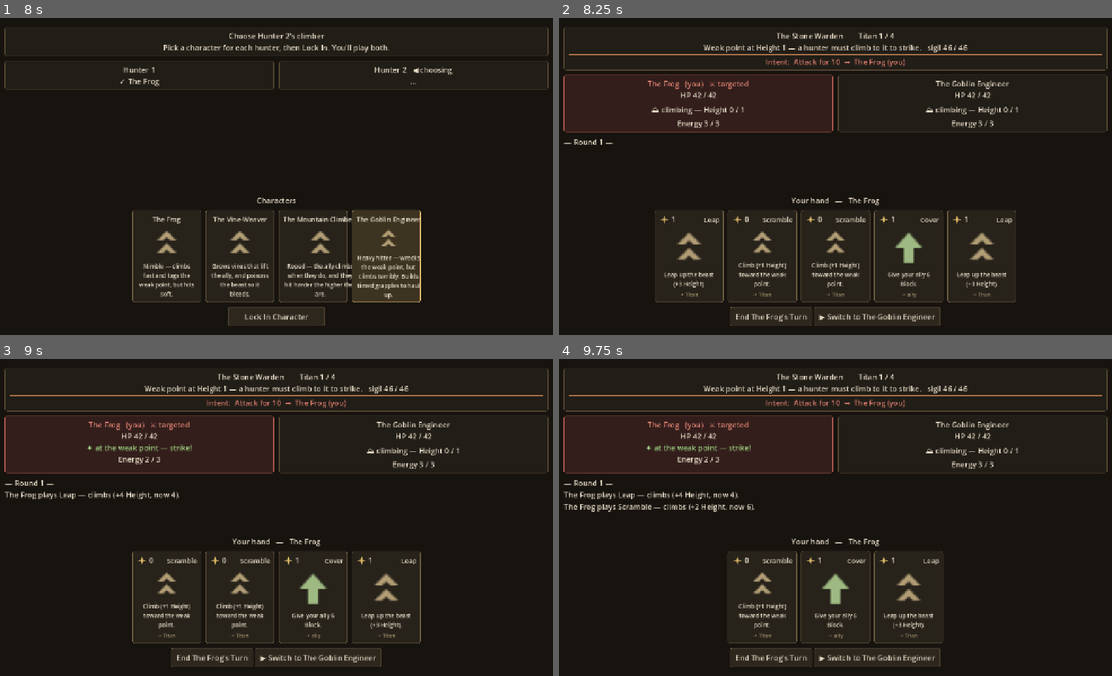
Above: before the commit, frames 1-4 (two rows, left to right).
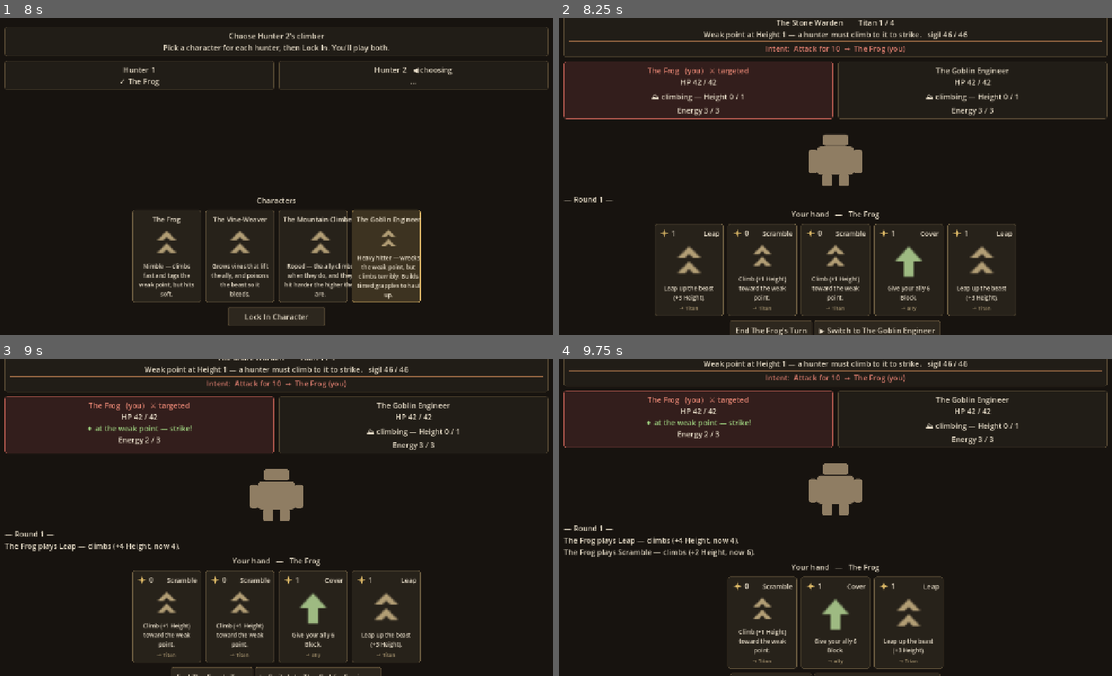
Above: after the commit, the same moments.

Repository: nbensen6/CardGame
Game: Godot game, scene res://views/menu.tscn
Two runs of this game, one before a commit and one after it. Both use one fixed random seed, a clock stepped at 60 frames per second and the inputs below.
Inputs (mouse positions are in pixels of both pictures, inside the frame that each line leads up to):
- Up to frame 1 (8 s): click "Solo (play both hunters)" at 0.5 s; click (165, 255) at 1.27 s; click "Lock In Character" at 2 s; click (237, 255) at 2.77 s; click (315, 255) at 3.52 s; click (387, 255) at 4.27 s; click (165, 255) at 5.02 s; click (237, 255) at 5.77 s; click (315, 255) at 6.52 s; click (387, 255) at 7.27 s
- Up to frame 2 (8.25 s): click "Lock In Character" at 8 s
- Up to frame 3 (9 s): click (132, 596) at 8.77 s
- Up to frame 4 (9.75 s): click (724, 615) at 9.52 s

Frame 1 is identical in both runs. In frame 2, 14% of the frame differs, in the area x 0-100%, y 0-100%; in frame 3, 15%; in frame 4, 15%.

Commit message:
Boss silhouettes on screen + procedural sound effects
Assets: give the game presence.
- ui/bosses/*.svg: a placeholder silhouette per Titan (stone golem, serpent,
  colossus, hunched warden). Boss.art + data "art" field; combat_view shows the
  beast in the center of the fight (stone tint, redder when enraged), hidden in
  reward/select. Drop-in: swap the SVGs (or point "art" at real images) later.
- ui/sfx.gd: real audio now. Sfx synthesizes short placeholder tones in code
  (card/attack/block/end_turn/reward/nail/slip/win/lose) via AudioStreamWAV, with
  a lazy AudioStreamPlayer pool — no asset files needed. Drop an .ogg/.wav into
  res://audio/<event> to override any tone. Wired timing nail/slip + win/lose.

~80 tests pass.

Co-Authored-By: Claude Opus 4.8 <noreply@anthropic.com>

Diff:
--- a/game/core/boss.gd
+++ b/game/core/boss.gd
@@ -8,6 +8,7 @@
 extends Combatant
 
 var moves: Array = []
+var art: String = ""           # path to the beast's silhouette (shown in the combat view)
 var vulnerable: int = 0        # "exposed" stacks — each consumed hit deals bonus damage
 var strength: int = 0          # added to every attack (grows via "enrage" moves)
 var wound: int = 0             # bleed — the Titan takes this much at the start of each of its turns
--- a/game/core/content.gd
+++ b/game/core/content.gd
@@ -102,4 +102,5 @@
 	var b := Boss.new(String(bd.get("name", "Titan")), int(bd.get("max_hp", 1)))
 	b.moves = bd.get("moves", [])
 	b.weak_point_height = int(bd.get("weak_point_height", 0))
+	b.art = String(bd.get("art", ""))
 	return b
--- a/game/data/bosses.json
+++ b/game/data/bosses.json
@@ -3,6 +3,7 @@
   "bosses": {
     "stone_warden": {
       "name": "The Stone Warden",
+      "art": "res://ui/bosses/stone_warden.svg",
       "max_hp": 46,
       "weak_point_height": 1,
       "moves": [
@@ -14,6 +15,7 @@
     },
     "gale_serpent": {
       "name": "The Gale Serpent",
+      "art": "res://ui/bosses/gale_serpent.svg",
       "max_hp": 72,
       "weak_point_height": 2,
       "moves": [
@@ -25,6 +27,7 @@
     },
     "drowned_colossus": {
       "name": "The Drowned Colossus",
+      "art": "res://ui/bosses/drowned_colossus.svg",
       "max_hp": 98,
       "weak_point_height": 3,
       "moves": [
@@ -36,6 +39,7 @@
     },
     "sunken_warden": {
       "name": "The Sunken Warden",
+      "art": "res://ui/bosses/sunken_warden.svg",
       "max_hp": 130,
       "weak_point_height": 3,
       "moves": [
--- a/game/session/game_host.gd
+++ b/game/session/game_host.gd
@@ -185,6 +185,7 @@
 			"intent": b.current_move(), "target": c.boss_target_index(),
 			"vulnerable": b.vulnerable, "strength": b.strength, "wound": b.wound,
 			"weak_point_height": b.weak_point_height, "foothold_max": Combat.FOOTHOLD_MAX,
+			"art": b.art,
 		}
 		s["round"] = c.round_num
 		s["base_energy"] = Combat.BASE_ENERGY
--- /dev/null
+++ b/game/ui/bosses/drowned_colossus.svg
@@ -0,0 +1 @@
+<svg xmlns="http://www.w3.org/2000/svg" viewBox="0 0 200 200"><g fill="#ffffff"><circle cx="100" cy="34" r="20"/><rect x="78" y="54" width="44" height="104" rx="14"/><rect x="52" y="60" width="18" height="94" rx="8"/><rect x="130" y="60" width="18" height="94" rx="8"/><rect x="82" y="156" width="14" height="40"/><rect x="104" y="156" width="14" height="40"/></g></svg>
--- /dev/null
+++ b/game/ui/bosses/gale_serpent.svg
@@ -0,0 +1 @@
+<svg xmlns="http://www.w3.org/2000/svg" viewBox="0 0 200 200"><g fill="none" stroke="#ffffff" stroke-width="20" stroke-linecap="round"><path d="M28 170 Q 60 110 100 138 T 168 58"/></g><circle cx="168" cy="52" r="18" fill="#ffffff"/><circle cx="174" cy="48" r="4" fill="#1a1510"/></svg>
--- /dev/null
+++ b/game/ui/bosses/stone_warden.svg
@@ -0,0 +1 @@
+<svg xmlns="http://www.w3.org/2000/svg" viewBox="0 0 200 200"><g fill="#ffffff"><rect x="62" y="34" width="76" height="34" rx="8"/><rect x="44" y="70" width="112" height="86" rx="12"/><rect x="18" y="80" width="28" height="72" rx="10"/><rect x="154" y="80" width="28" height="72" rx="10"/><rect x="60" y="156" width="30" height="34" rx="4"/><rect x="110" y="156" width="30" height="34" rx="4"/></g></svg>
--- /dev/null
+++ b/game/ui/bosses/sunken_warden.svg
@@ -0,0 +1 @@
+<svg xmlns="http://www.w3.org/2000/svg" viewBox="0 0 200 200"><path fill="#ffffff" d="M24 168 Q 100 48 176 168 Z"/><circle cx="80" cy="132" r="11" fill="#1a1510"/><circle cx="120" cy="132" r="11" fill="#1a1510"/><path fill="#1a1510" d="M78 156 Q 100 168 122 156 L 122 162 Q 100 174 78 162 Z"/></svg>
--- a/game/ui/sfx.gd
+++ b/game/ui/sfx.gd
@@ -1,11 +1,85 @@
-## Sound-effect hook (build step 5). Placeholder: NO audio files yet — the game
-## is silent, but every place a sound should play already calls Sfx.play(event),
-## so adding audio later is a one-file change (load streams here, keyed by event).
-## Keeping this stub avoids sprinkling audio wiring through the views later.
+## Sound effects (build step 5+). Generates simple placeholder tones in code, so
+## the game has audio with NO asset files yet. To use real sounds later, drop an
+## `.ogg`/`.wav` into res://audio/ named after the event (e.g. audio/card.ogg) —
+## it's picked up automatically, overriding the synthesized tone.
+##
+## Static + lazy: the first play() spins up a small AudioStreamPlayer pool under
+## the scene root, so callers just do `Sfx.play("card")` — no autoload needed.
 class_name Sfx
 extends RefCounted
 
-## Events currently emitted: "card", "attack", "block", "end_turn", "reward",
-## "win", "lose". No-op until real AudioStreams are wired in.
-static func play(_event: String) -> void:
-	pass
+const AUDIO_DIR := "res://audio/"
+const SAMPLE_RATE := 22050
+
+# event -> {f: base freq, d: seconds, w: "sine"|"square"}
+const DEFS := {
+	"card": {"f": 620.0, "d": 0.05, "w": "square"},
+	"attack": {"f": 240.0, "d": 0.10, "w": "square"},
+	"block": {"f": 160.0, "d": 0.12, "w": "sine"},
+	"end_turn": {"f": 360.0, "d": 0.10, "w": "sine"},
+	"reward": {"f": 720.0, "d": 0.16, "w": "sine"},
+	"nail": {"f": 900.0, "d": 0.13, "w": "sine"},
+	"slip": {"f": 190.0, "d": 0.14, "w": "square"},
+	"win": {"f": 860.0, "d": 0.35, "w": "sine"},
+	"lose": {"f": 120.0, "d": 0.45, "w": "sine"},
+}
+
+static var _players: Array = []
+static var _sounds: Dictionary = {}
+static var _idx := 0
+
+
+static func play(event: String) -> void:
+	_ensure()
+	if _players.is_empty() or not _sounds.has(event):
+		return
+	var p: AudioStreamPlayer = _players[_idx]
+	_idx = (_idx + 1) % _players.size()
+	p.stream = _sounds[event]
+	p.play()
+
+
+static func _ensure() -> void:
+	if not _players.is_empty():
+		return
+	var loop := Engine.get_main_loop()
+	if not (loop is SceneTree):
+		return
+	var root: Window = (loop as SceneTree).root
+	if root == null:
+		return
+	for ev in DEFS:
+		_sounds[ev] = _load_or_synth(ev)
+	for _i in range(4):  # a small pool so quick sounds can overlap
+		var pl := AudioStreamPlayer.new()
+		root.add_child(pl)
+		_players.append(pl)
+
+
+## Prefer a real file in res://audio/ if present; otherwise synthesize a tone.
+static func _load_or_synth(event: String) -> AudioStream:
+	for ext in [".ogg", ".wav"]:
+		var path: String = AUDIO_DIR + event + String(ext)
+		if ResourceLoader.exists(path):
+			return load(path)
+	var d: Dictionary = DEFS[event]
+	return _synth(float(d["f"]), float(d["d"]), String(d["w"]))
+
+
+static func _synth(freq: float, dur: float, wave: String) -> AudioStreamWAV:
+	var n := int(SAMPLE_RATE * dur)
+	var data := PackedByteArray()
+	data.resize(n * 2)
+	for i in range(n):
+		var t := float(i) / SAMPLE_RATE
+		var env := pow(1.0 - float(i) / n, 1.5)  # quick decay
+		var s := sin(TAU * freq * t)
+		if wave == "square":
+			s = 1.0 if s >= 0.0 else -1.0
+		data.encode_s16(i * 2, int(clampf(s * env * 0.35, -1.0, 1.0) * 32767.0))
+	var w := AudioStreamWAV.new()
+	w.format = AudioStreamWAV.FORMAT_16_BITS
+	w.mix_rate = SAMPLE_RATE
+	w.stereo = false
+	w.data = data
+	return w
--- a/game/views/combat_view.gd
+++ b/game/views/combat_view.gd
@@ -16,6 +16,7 @@
 @onready var _boss_hp_bar: ProgressBar = %BossHPBar
 @onready var _intent: Label = %Intent
 @onready var _players_row: HBoxContainer = %Players
+@onready var _boss_art: TextureRect = %BossArt
 @onready var _log_label: Label = %Log
 @onready var _hand_label: Label = %HandLabel
 @onready var _hand_row: HBoxContainer = %Hand
@@ -32,6 +33,7 @@
 var _selected_char := ""     # character highlighted in the lobby but NOT yet locked
 var _prev_phase := ""
 var _active_slot := 0        # solo: which hunter the player is currently controlling
+var _over_sound := false     # win/lose sting plays once
 
 
 # --- Solo helpers (one player controls both hunters) ----------------------
@@ -131,6 +133,7 @@
 # --- Combat phase ---------------------------------------------------------
 
 func _render_combat(s: Dictionary) -> void:
+	_over_sound = false  # reset so the next win/lose plays its sting
 	_overlay.visible = false
 	_boss_panel.visible = true
 	_boss_hp_bar.visible = true
@@ -159,6 +162,7 @@
 	_intent.text = "Intent:  %s%s" % [_intent_text(move, int(boss.get("strength", 0))), _target_suffix(mtype, targeted)]
 	_intent.add_theme_color_override("font_color", _intent_color(mtype))
 
+	_show_boss_art(String(boss.get("art", "")), int(boss.get("strength", 0)) > 0)
 	_render_players(s, targeted)
 	_log_label.text = _log_with_relics(s)
 	_render_hand()
@@ -196,7 +200,7 @@
 
 
 func _on_timing_resolved(hit: bool, index: int) -> void:
-	Sfx.play("card")
+	Sfx.play("nail" if hit else "slip")
 	_client.play_card(index, hit, _cmd_slot())
 
 
@@ -210,6 +214,7 @@
 	_intent.visible = false
 	_end_turn_btn.get_parent().visible = true
 	_end_turn_btn.visible = false
+	_boss_art.visible = false
 	var solo := _is_solo()
 	_switch_btn.visible = solo
 	if solo:
@@ -294,6 +299,7 @@
 	_end_turn_btn.get_parent().visible = true
 	_end_turn_btn.visible = false
 	_switch_btn.visible = false
+	_boss_art.visible = false
 
 	var solo := bool(s.get("solo", false))
 	var current := int(s.get("current_slot", 0)) if solo else _client.you
@@ -345,6 +351,9 @@
 	_menu_btn.visible = true
 	_result_label.add_theme_font_size_override("font_size", 30)
 	var win := String(s.get("result", "")) == "win"
+	if not _over_sound:
+		Sfx.play("win" if win else "lose")
+		_over_sound = true
 	_result_label.add_theme_color_override("font_color",
 		Color(0.62, 0.80, 0.52) if win else Color(0.86, 0.46, 0.42))
 	match String(s.get("result", "")):
@@ -470,6 +479,16 @@
 			return "Unknown"
 
 
+func _show_boss_art(path: String, enraged: bool) -> void:
+	if path == "" or not ResourceLoader.exists(path):
+		_boss_art.visible = false
+		return
+	_boss_art.texture = load(path)
+	# Warm stone tone; a shade redder when the beast is enraged.
+	_boss_art.modulate = Color(0.72, 0.42, 0.34) if enraged else Color(0.56, 0.49, 0.39)
+	_boss_art.visible = true
+
+
 func _log_with_relics(s: Dictionary) -> String:
 	var body := "\n".join(s.get("log", []))
 	var relics: Array = s.get("relics", [])
--- a/game/views/combat_view.tscn
+++ b/game/views/combat_view.tscn
@@ -71,6 +71,13 @@
 unique_name_in_owner = true
 layout_mode = 2
 theme_override_constants/separation = 12
+
+[node name="BossArt" type="TextureRect" parent="Margin/Root"]
+unique_name_in_owner = true
+custom_minimum_size = Vector2(0, 150)
+layout_mode = 2
+expand_mode = 1
+stretch_mode = 5
 
 [node name="Log" type="Label" parent="Margin/Root"]
 unique_name_in_owner = true
